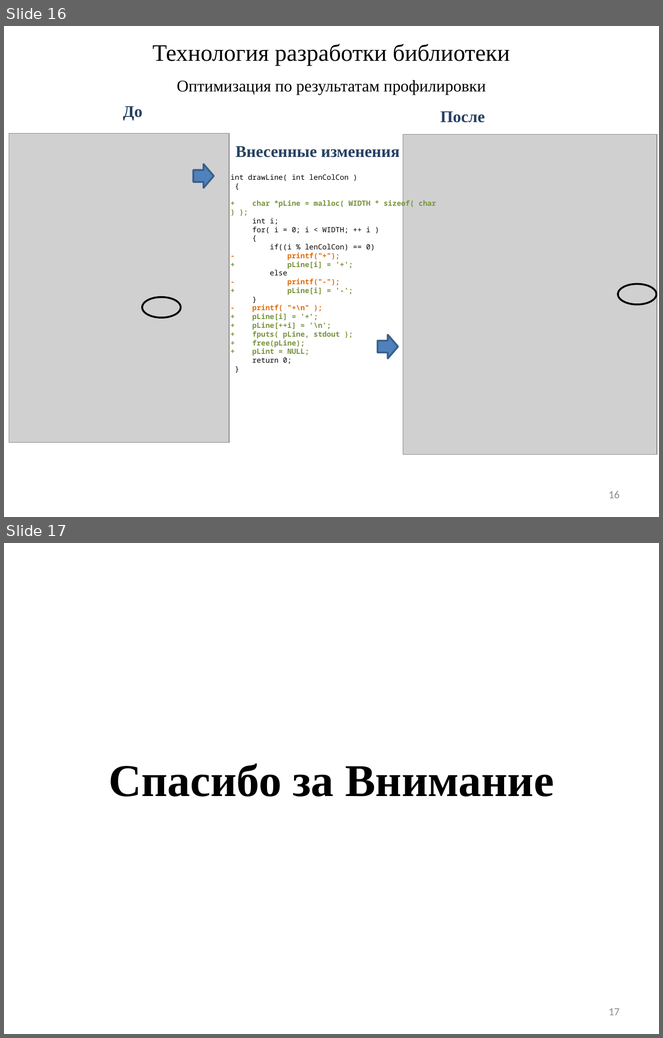
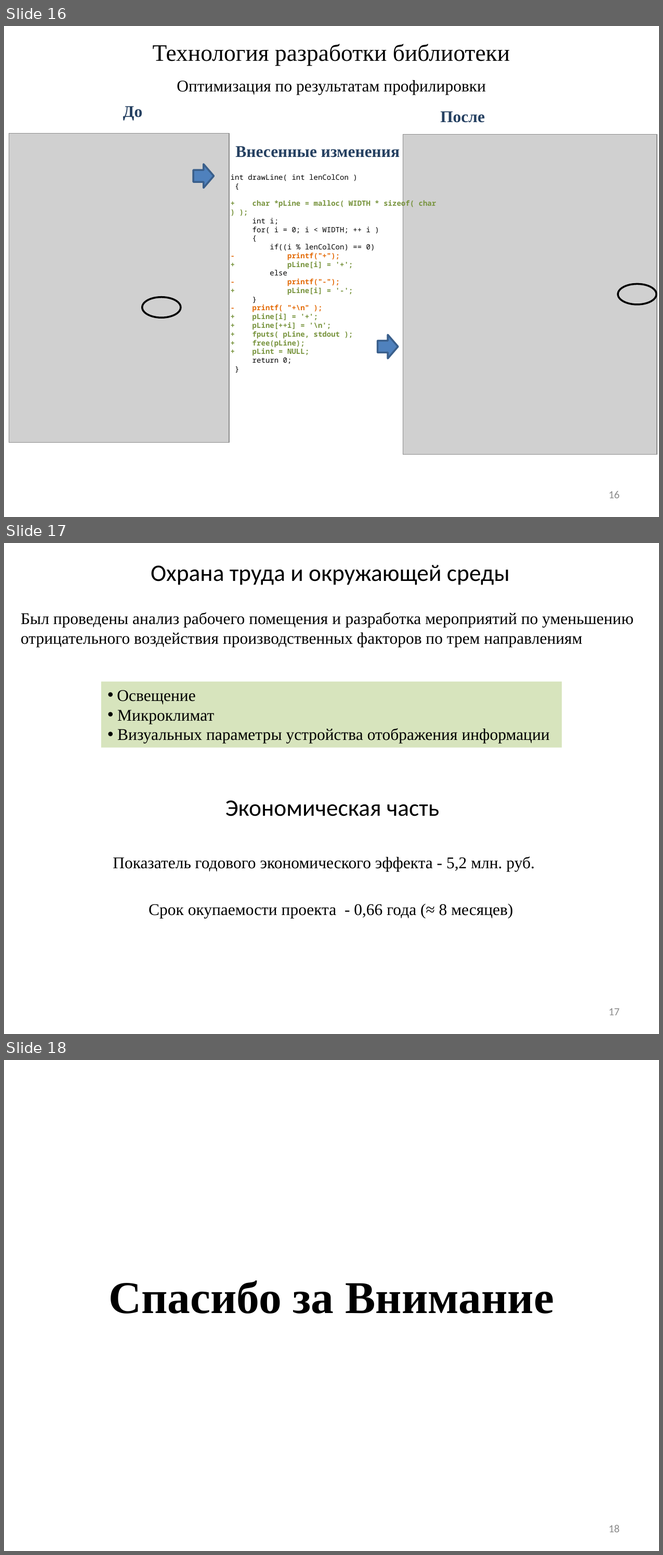
Before and after one commit to nwcfang/diplom_report, a slide deck: presentation/presentation.pptx. Shown one above the other, each under a label of ours: slides 16 and 17 before the commit, slides 16, 17 and 18 after it. The pictures are 663x1038 and 663x1555 pixels, drawn with LibreOffice and Linux fonts; fonts in the diff are those of the drawing; grey boxes stand for pictures. Boxes give left, top, right and bottom in pixels: in the first picture for what was removed or moved away, otherwise in the second. Text is boxed around its words. In the diff, an @@ line names an element or a change of style, - is before the commit and + after.

```diff
--- a/presentation/presentation.pptx
+++ b/presentation/presentation.pptx
@@ slide 17 added at [4, 543, 659, 1034], background #FFFFFF @@
@@ title added at [151, 565, 510, 585], 26 pt, text #000000 @@
+Охрана труда и окружающей среды
@@ text added at [21, 612, 634, 647], 18 pt, text #000000 @@
+Был проведены анализ рабочего помещения и разработка мероприятий по уменьшению
+отрицательного воздействия производственных факторов по трем направлениям
@@ rectangle added at [101, 682, 561, 748], fill #D7E4BD, 18 pt, text #000000 @@
+  • Освещение
+  • Микроклимат
+  • Визуальных параметры устройства отображения информации
@@ text added at [226, 800, 439, 817], 26 pt, text #000000 @@
+Экономическая часть
@@ text added at [113, 857, 535, 872], 18 pt, text #000000 @@
+Показатель годового экономического эффекта - 5,2 млн. руб.
@@ text added at [149, 904, 513, 919], 18 pt, text #000000 @@
+Срок окупаемости проекта - 0,66 года (≈ 8 месяцев)
@@ page number added at [609, 1008, 620, 1016], 12 pt, text #8C8C8C @@
+17
@@ what was slide 17 is now slide 18 @@
@@ page number at [609, 1525, 620, 1533]: text changed @@
-17
+18
```
Also in this commit, not shown: 11 slides changed, 8 other files.
